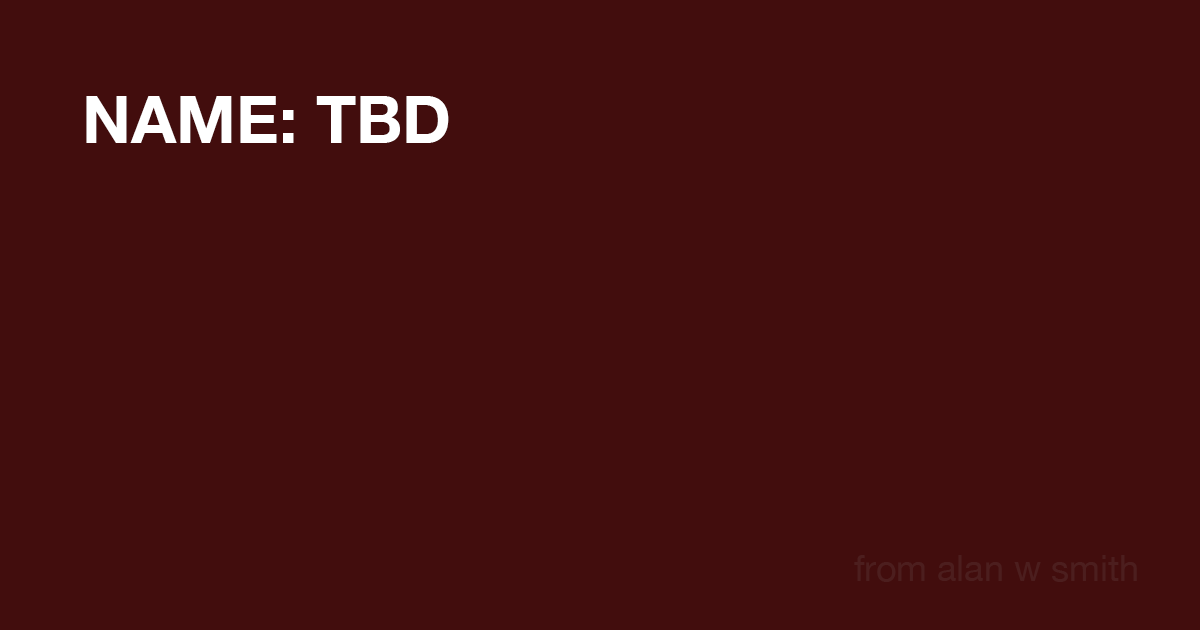
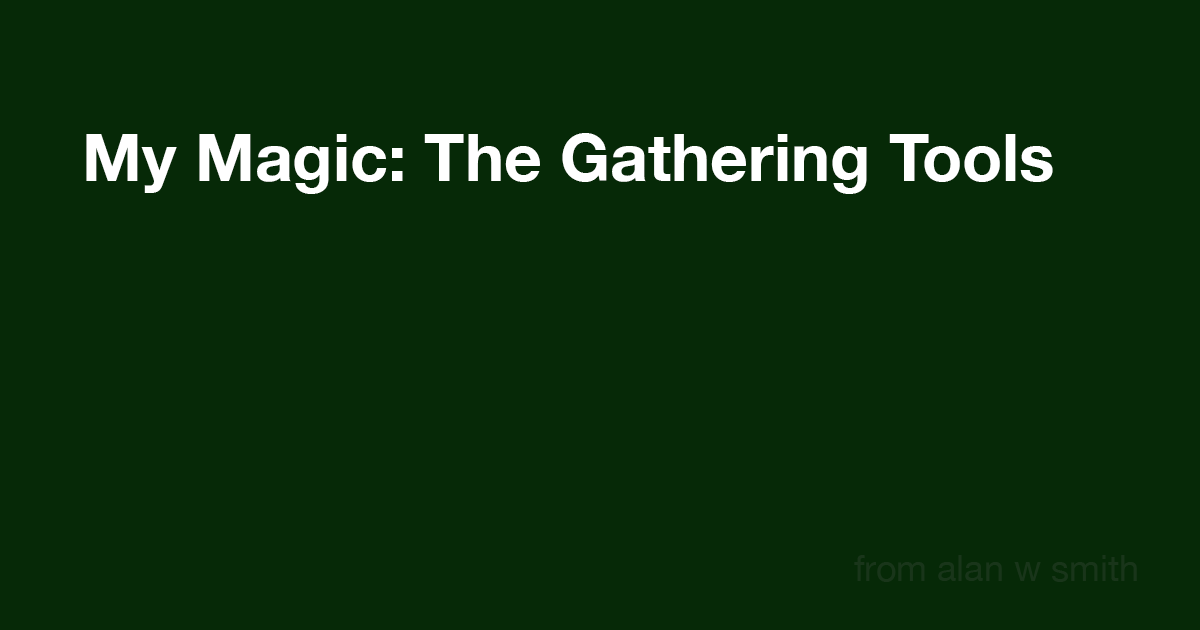
Before/after of a (1200, 630) layered artwork. What changed in the layer stack:
renamed "NAME: TBD" to "My Magic: The Gathering Tools", painted on it over [86, 96, 1053, 194]
painted on "Layer 1" over [0, 0, 1200, 630]
